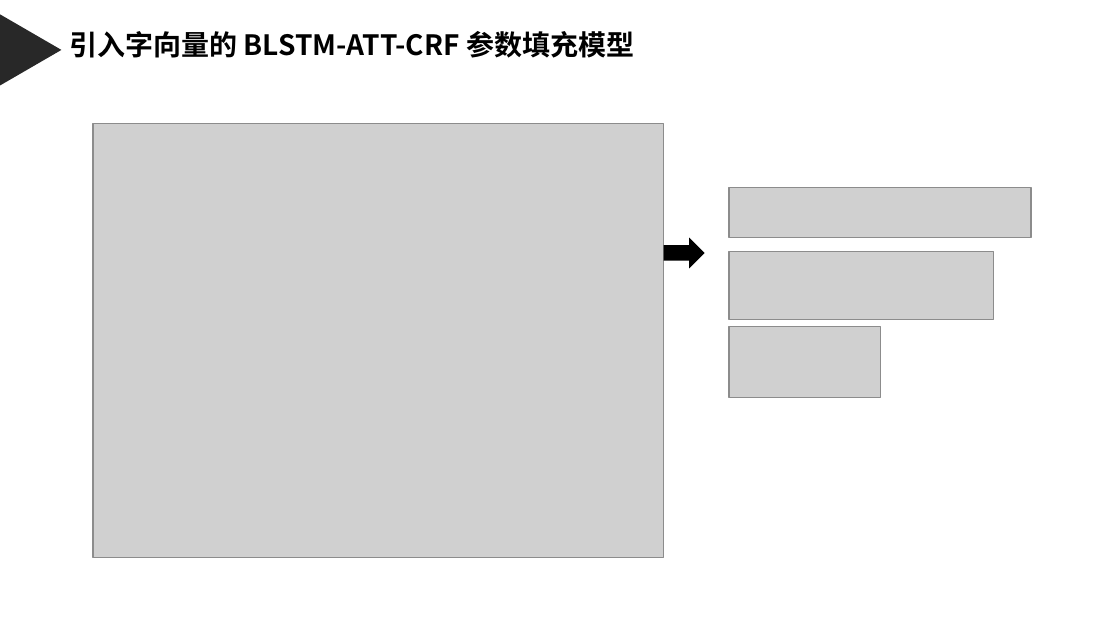
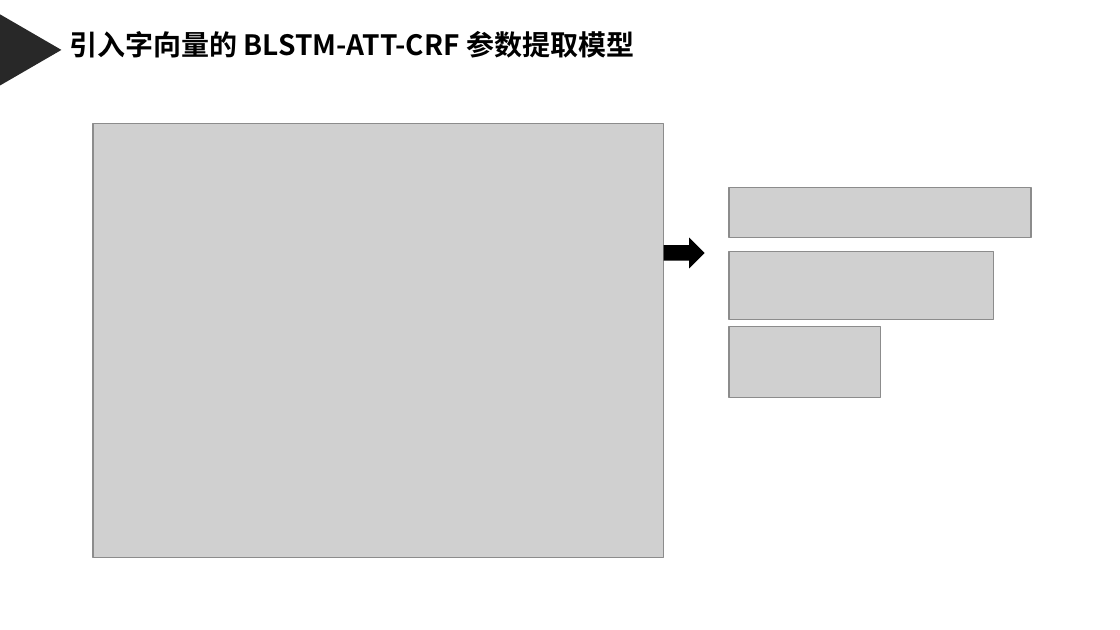
Before and after one commit to weixiao2333/zjuthesis-mphil, a slide deck: slide 12 of 硕士毕业论文答辩PPT.pptx. Drawn at 1120x630 pixels with LibreOffice and Linux fonts; fonts in the diff are those of the drawing; grey boxes stand for pictures. Boxes give left, top, right and bottom in pixels: in the first picture for what was removed or moved away, otherwise in the second. Text is boxed around its words. In the diff, an @@ line names an element or a change of style, - is before the commit and + after.

```diff
--- a/硕士毕业论文答辩PPT.pptx
+++ b/硕士毕业论文答辩PPT.pptx
@@ text at (x1=69, y1=31, x2=634, y2=58): text changed @@
-引入字向量的 BLSTM-ATT-CRF 参数填充模型
+引入字向量的 BLSTM-ATT-CRF 参数提取模型
```
Also in this commit, not shown: 6 other slides changed, 1 other file.
